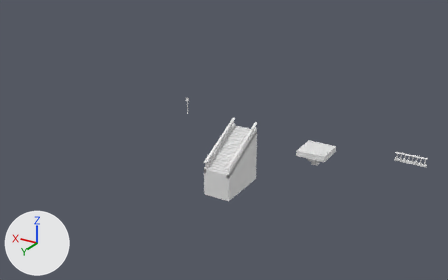
The Blender file art_src/kit/kit_chasm.blend as it was, and as the next commit left it.
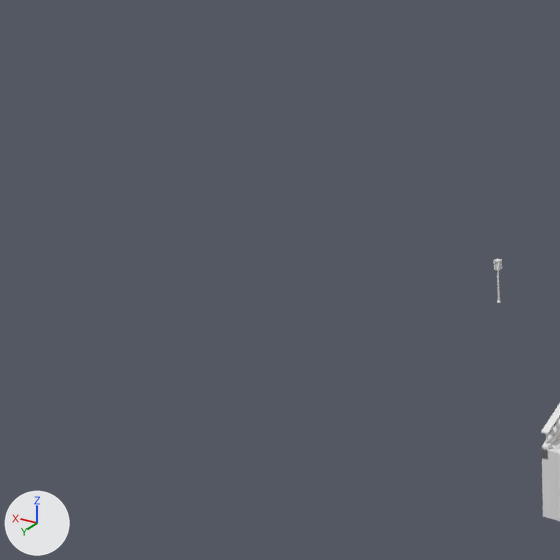
There are two pictures of each version: one whole from a camera (50 mm lens) standing at (-14.4, -86.8, 33.7) and looking at (28.6, -158.4, -2.2), one close up on the part from 0% to 47% of the width and 0% to 75% of the height. Arrows for +X, +Y and +Z are at lower left; the lights stay in place. The first two pictures are the older version. Objects named as collision shapes, trigger or cutter boxes, shadow casters or lower levels of detail are left out.

Script lines for the objects in view, before the commit:
```python
ob_chasm_stair_flight__balusters = bpy.data.objects.new('chasm_stair_flight__balusters', me_chasm_stair_flight__balusters)
ob_chasm_stair_flight__balusters.parent = ob_m_chasm_stair_flight
ob_chasm_stair_flight__balusters.location = (0.0, 0.0, 0.0)
ob_chasm_stair_flight__plinth = bpy.data.objects.new('chasm_stair_flight__plinth', me_chasm_stair_flight__plinth)
ob_chasm_stair_flight__plinth.parent = ob_m_chasm_stair_flight
ob_chasm_stair_flight__plinth.location = (0.0, 0.0, 0.0)
ob_chasm_stair_flight__rail = bpy.data.objects.new('chasm_stair_flight__rail', me_chasm_stair_flight__rail)
ob_chasm_stair_flight__rail.parent = ob_m_chasm_stair_flight
ob_chasm_stair_flight__rail.location = (0.0, 0.0, 0.0)
ob_chasm_stair_flight__steps = bpy.data.objects.new('chasm_stair_flight__steps', me_chasm_stair_flight__steps)
ob_chasm_stair_flight__steps.parent = ob_m_chasm_stair_flight
ob_chasm_stair_flight__steps.location = (0.0, 0.0, 0.0)
```
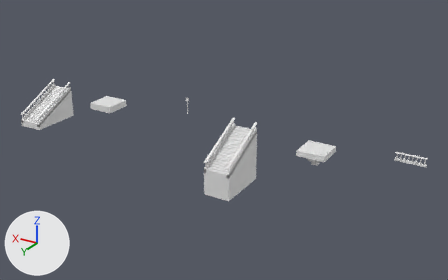
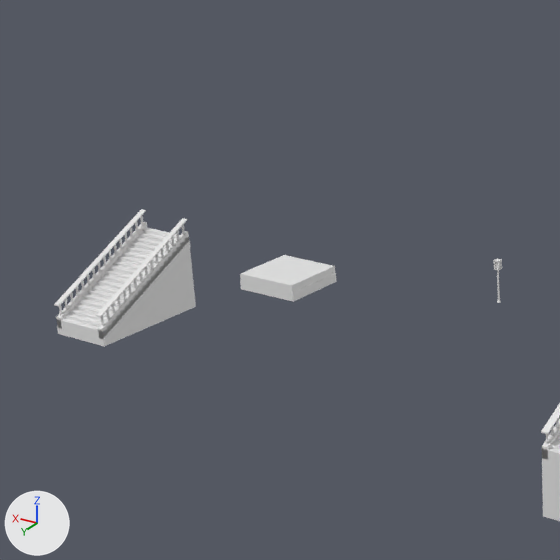
Edits to the bpy script that builds the scene:
```text
Add me_chasm_span_flight__course:
    me_chasm_span_flight__course.from_pydata(...)  # 16 vertices, 12 faces; spans x -0.05..4.05, y 0.0..8.0, z -5.0..-0.45
    me_chasm_span_flight__course.materials.append(mat_gorge_faience)  # white #e7e7e7
Add me_chasm_span_flight__steps:
    me_chasm_span_flight__steps.from_pydata(...)  # 160 vertices, 120 faces; spans x 0.0..4.0, y 0.0..8.0, z -5.0..-0.2
    me_chasm_span_flight__steps.materials.append(mat_gorge_sandstone)  # white #e7e7e7
Add me_chasm_deck_4m__course:
    me_chasm_deck_4m__course.from_pydata(...)  # a box spanning x -0.05..4.05, y 0.0..4.0, z -1.0..-0.45
    me_chasm_deck_4m__course.materials.append(mat_gorge_faience)  # white #e7e7e7
Add ob_chasm_span_flight__course:
    ob_chasm_span_flight__course = bpy.data.objects.new('chasm_span_flight__course', me_chasm_span_flight__course)
    ob_chasm_span_flight__course.parent = ob_m_chasm_span_flight
    ob_chasm_span_flight__course.location = (0.0, 0.0, 0.0)
Add ob_m_chasm_span_flight:
    ob_m_chasm_span_flight = bpy.data.objects.new('M_chasm_span_flight', None)
    ob_m_chasm_span_flight.location = (60.0, -160.0, 0.0)
Add ob_chasm_span_flight__rail:
    ob_chasm_span_flight__rail = bpy.data.objects.new('chasm_span_flight__rail', me_chasm_stair_flight__rail.copy())  # the mesh of ob_chasm_stair_flight__rail
    ob_chasm_span_flight__rail.parent = ob_m_chasm_span_flight
    ob_chasm_span_flight__rail.location = (0.0, 0.0, 0.0)
Add ob_chasm_span_flight__balusters:
    ob_chasm_span_flight__balusters = bpy.data.objects.new('chasm_span_flight__balusters', me_chasm_stair_flight__balusters.copy())  # the mesh of ob_chasm_stair_flight__balusters
    ob_chasm_span_flight__balusters.parent = ob_m_chasm_span_flight
    ob_chasm_span_flight__balusters.location = (0.0, 0.0, 0.0)
Add ob_chasm_span_flight__plinth:
    ob_chasm_span_flight__plinth = bpy.data.objects.new('chasm_span_flight__plinth', me_chasm_stair_flight__plinth.copy())  # the mesh of ob_chasm_stair_flight__plinth
    ob_chasm_span_flight__plinth.parent = ob_m_chasm_span_flight
    ob_chasm_span_flight__plinth.location = (0.0, 0.0, 0.0)
Add ob_chasm_span_flight__steps:
    ob_chasm_span_flight__steps = bpy.data.objects.new('chasm_span_flight__steps', me_chasm_span_flight__steps)
    ob_chasm_span_flight__steps.parent = ob_m_chasm_span_flight
    ob_chasm_span_flight__steps.location = (0.0, 0.0, 0.0)
Add ob_chasm_deck_4m__course:
    ob_chasm_deck_4m__course = bpy.data.objects.new('chasm_deck_4m__course', me_chasm_deck_4m__course)
    ob_chasm_deck_4m__course.parent = ob_m_chasm_deck_4m
    ob_chasm_deck_4m__course.location = (0.0, 0.0, 0.0)
Add ob_m_chasm_deck_4m:
    ob_m_chasm_deck_4m = bpy.data.objects.new('M_chasm_deck_4m', None)
    ob_m_chasm_deck_4m.location = (48.0, -160.0, 0.0)
Add ob_chasm_deck_4m__walk_col:
    ob_chasm_deck_4m__walk_col = bpy.data.objects.new('chasm_deck_4m__walk-col', me_cliff_ledge_4m__walk_col.copy())  # the mesh of ob_cliff_ledge_4m__walk_col
    ob_chasm_deck_4m__walk_col.parent = ob_m_chasm_deck_4m
    ob_chasm_deck_4m__walk_col.location = (0.0, 0.0, 0.0)
```

Location of each change, (x1, y1, x2, y2) in pixels of the close-ups (560 x 560 px):
'chasm_span_flight__steps', added: after (57, 228, 196, 346)
'chasm_deck_4m__walk-col', added: after (240, 255, 335, 293)
'chasm_span_flight__plinth', added: after (56, 222, 189, 339)
'chasm_span_flight__rail', added: after (54, 209, 187, 317)
'chasm_span_flight__course', added: after (57, 241, 191, 347)
'chasm_deck_4m__course', added: after (240, 273, 337, 302)
'chasm_span_flight__balusters', added: after (59, 216, 185, 326)
